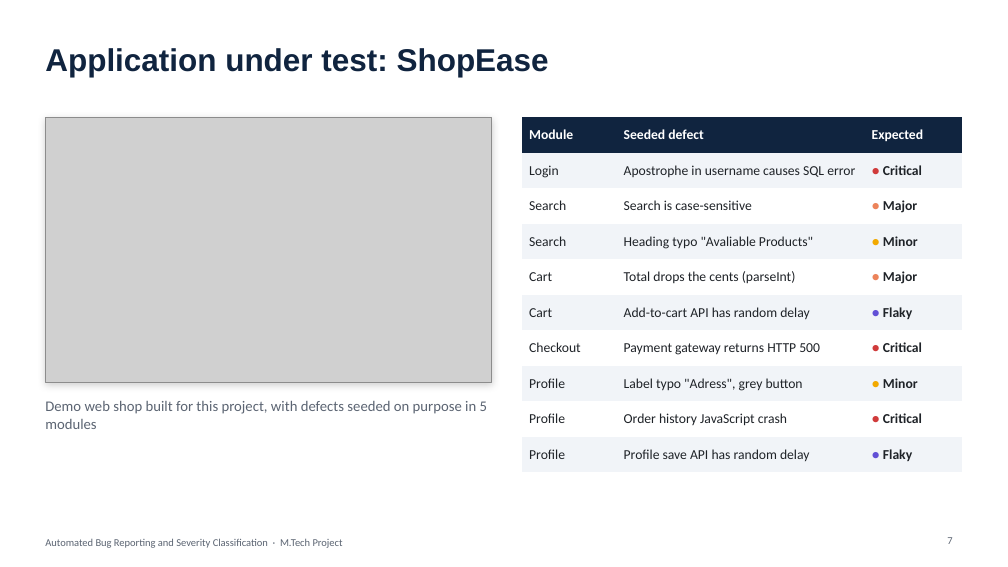
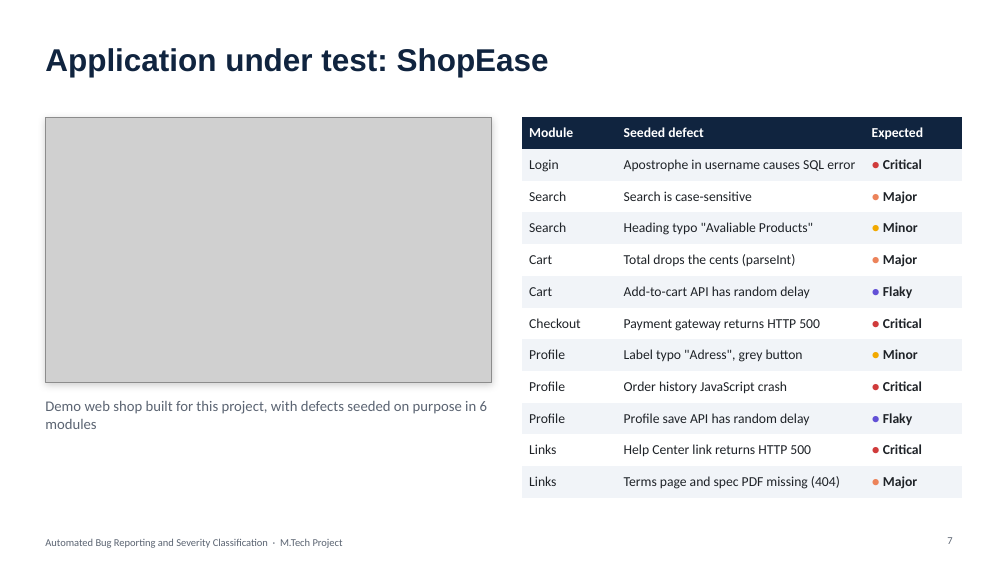
Before and after one commit to AngshumanRay/playwright-ml-bug-reporter, a slide deck: slide 7 of presentation/Automated_Bug_Reporting_Presentation.pptx. Drawn at 1008x567 pixels with LibreOffice and Linux fonts; fonts in the diff are those of the drawing; grey boxes stand for pictures. Boxes give left, top, right and bottom in pixels: in the first picture for what was removed or moved away, otherwise in the second. Text is boxed around its words. In the diff, an @@ line names an element or a change of style, - is before the commit and + after.

```diff
--- a/presentation/Automated_Bug_Reporting_Presentation.pptx
+++ b/presentation/Automated_Bug_Reporting_Presentation.pptx
@@ table at (522,117,963,493) @@
+row 11: Links | Help Center link returns HTTP 500 | ● Critical
+row 12: Links | Terms page and spec PDF missing (404) | ● Major
@@ text at (45,401,487,429): text changed @@
-Demo web shop built for this project, with defects seeded on purpose in 5 modules
+Demo web shop built for this project, with defects seeded on purpose in 6 modules
```
Also in this commit, not shown: 6 other slides changed, 1 slide added, 15 other files.
